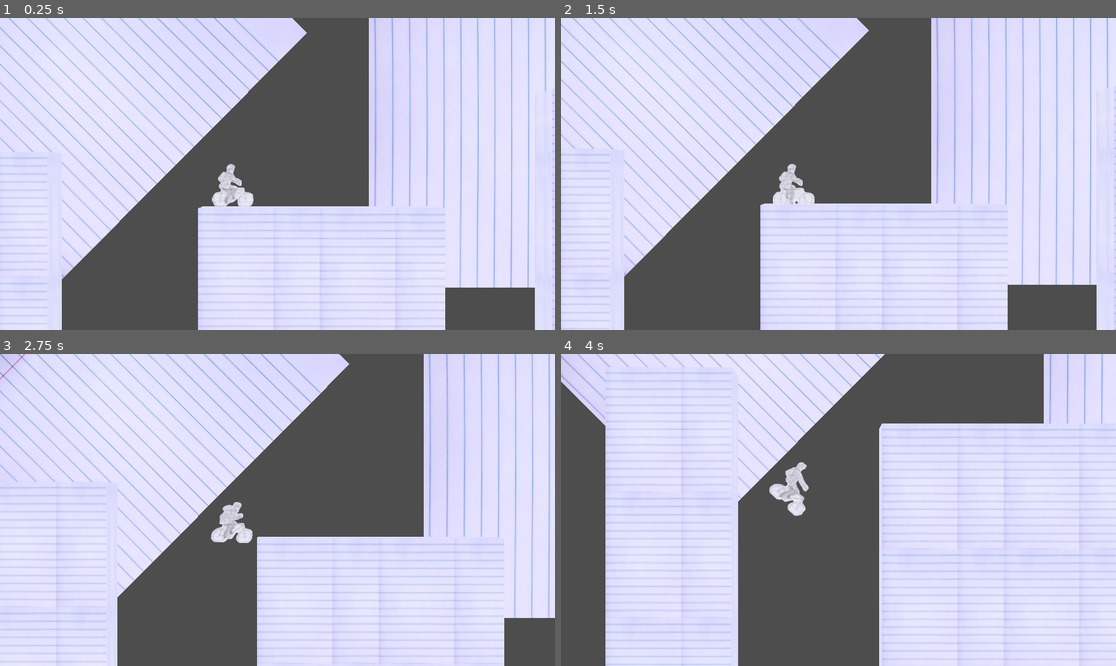
Above: before the commit, frames 1-4 (two rows, left to right).
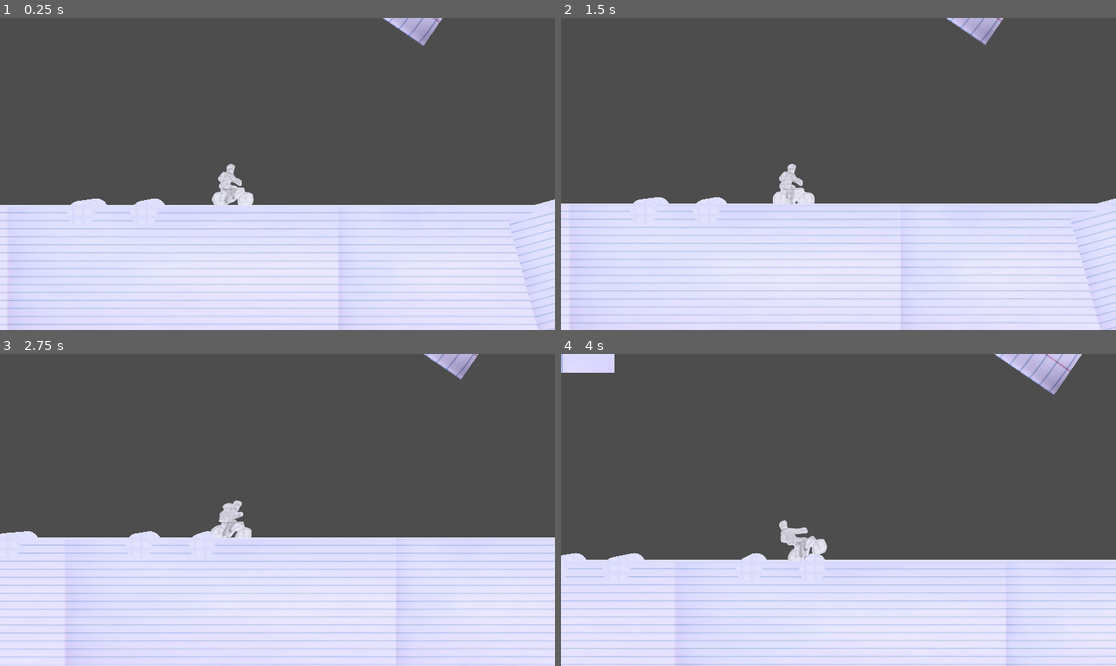
Above: after the commit, the same moments.

Repository: KyleSaki714/brackeysgamejam25-godotgame
Game: Godot game, scene res://World.tscn
Two runs of this game, one before a commit and one after it. Both use one fixed random seed, a clock stepped at 60 frames per second and the inputs below.
Inputs:
- Up to frame 1 (0.25 s): no input
- Up to frame 2 (1.5 s): hold Right (tilt right) 0.53-1.28 s; tap Space (jump) at 0.77 s; tap Enter at 1.25 s; hold S (backward) from 1.28 s (still down)
- Up to frame 3 (2.75 s): tap Space (jump) at 1.52 s; release S (backward) at 2.03 s; hold Right (tilt right) from 2.03 s (still down)
- Up to frame 4 (4 s): release Right (tilt right) at 2.78 s; hold Up (forward) 2.78-3.53 s; tap Space (jump) at 3.02, 3.77 s; hold Left (tilt left) from 3.53 s (still down)

The runs differ from the first frame. In frame 1, 60% of the frame differs, in the area x 0-100%, y 0-100%; in frame 2, 57%; in frame 3, 57%; in frame 4, 61%.

Commit message:
create area 5

Diff:
--- /dev/null
+++ b/Areas/Area5.tscn
@@ -0,0 +1,99 @@
+[gd_scene load_steps=10 format=3 uid="uid://b7nxa6i61t7yu"]
+
+[ext_resource type="PackedScene" uid="uid://b2w80cyadsfv2" path="res://Areas/Platforms/PlatformRectangle.tscn" id="2_o24jw"]
+[ext_resource type="Material" uid="uid://c1448lhcffexi" path="res://assets/Textures/Texture_LinedPaper.tres" id="3_jehi0"]
+
+[sub_resource type="BoxShape3D" id="BoxShape3D_jjoas"]
+size = Vector3(56, 1, 3)
+
+[sub_resource type="BoxMesh" id="BoxMesh_4j0qj"]
+material = ExtResource("3_jehi0")
+size = Vector3(56, 50, 3)
+
+[sub_resource type="BoxShape3D" id="BoxShape3D_nuqvb"]
+size = Vector3(60.1987, 1, 3)
+
+[sub_resource type="BoxMesh" id="BoxMesh_ihk6m"]
+material = ExtResource("3_jehi0")
+size = Vector3(60, 50, 3)
+
+[sub_resource type="BoxShape3D" id="BoxShape3D_f73xy"]
+size = Vector3(15, 1, 3)
+
+[sub_resource type="BoxMesh" id="BoxMesh_a4och"]
+material = ExtResource("3_jehi0")
+size = Vector3(30, 50, 3)
+
+[sub_resource type="BoxMesh" id="BoxMesh_dg7y5"]
+material = ExtResource("3_jehi0")
+size = Vector3(20, 4, 3)
+
+[node name="Area5" type="Node3D"]
+
+[node name="PlatformRectangle" parent="." instance=ExtResource("2_o24jw")]
+
+[node name="CollisionShape3D" parent="PlatformRectangle" index="0"]
+transform = Transform3D(1, 0, 0, 0, 1, 0, 0, 0, 1, 27.8692, -0.5, 0)
+shape = SubResource("BoxShape3D_jjoas")
+
+[node name="MeshInstance3D3" parent="PlatformRectangle" index="1"]
+transform = Transform3D(1, 0, 0, 0, 1, 0, 0, 0, 1, 28, -25, 0)
+mesh = SubResource("BoxMesh_4j0qj")
+
+[node name="PlatformRectangle2" parent="." instance=ExtResource("2_o24jw")]
+transform = Transform3D(0.964801, -0.26298, 0, 0.26298, 0.964801, 0, 0, 0, 1, 26.977, -1.97591, 0)
+
+[node name="CollisionShape3D" parent="PlatformRectangle2" index="0"]
+transform = Transform3D(1, 0, 0, 0, 1, 0, 0, 0, 1, 30.0188, -0.5, 0)
+shape = SubResource("BoxShape3D_nuqvb")
+
+[node name="MeshInstance3D3" parent="PlatformRectangle2" index="1"]
+transform = Transform3D(1, 0, 0, 0, 1, 0, 0, 0, 1, 30, -25, 0)
+mesh = SubResource("BoxMesh_ihk6m")
+
+[node name="PlatformRectangle3" parent="." instance=ExtResource("2_o24jw")]
+transform = Transform3D(1, 0, 0, 0, 1, 0, 0, 0, 1, 85.544, -25.6414, 0)
+
+[node name="CollisionShape3D" parent="PlatformRectangle3" index="0"]
+transform = Transform3D(1, 0, 0, 0, 1, 0, 0, 0, 1, 30.0188, -0.5, 0)
+shape = SubResource("BoxShape3D_nuqvb")
+
+[node name="MeshInstance3D3" parent="PlatformRectangle3" index="1"]
+transform = Transform3D(1, 0, 0, 0, 1, 0, 0, 0, 1, 30, -25, 0)
+mesh = SubResource("BoxMesh_ihk6m")
+
+[node name="PlatformRectangle4" parent="." instance=ExtResource("2_o24jw")]
+transform = Transform3D(0.939692, -0.34202, 0, 0.34202, 0.939692, 0, 0, 0, 1, 144.313, -25.9378, 0)
+
+[node name="CollisionShape3D" parent="PlatformRectangle4" index="0"]
+transform = Transform3D(1, 0, 0, 0, 1, 0, 0, 0, 1, 14.9194, -0.5, 0)
+shape = SubResource("BoxShape3D_f73xy")
+
+[node name="MeshInstance3D3" parent="PlatformRectangle4" index="1"]
+transform = Transform3D(1, 0, 0, 0, 1, 0, 0, 0, 1, 15.0218, -25, 0)
+mesh = SubResource("BoxMesh_a4och")
+
+[node name="PlatformRectangle5" parent="." instance=ExtResource("2_o24jw")]
+transform = Transform3D(1, 0, 0, 0, 1, 0, 0, 0, 1, 172.544, -15.7414, 0)
+
+[node name="CollisionShape3D" parent="PlatformRectangle5" index="0"]
+transform = Transform3D(1, 0, 0, 0, 1, 0, 0, 0, 1, 30.0188, -0.5, 0)
+shape = SubResource("BoxShape3D_nuqvb")
+
+[node name="MeshInstance3D3" parent="PlatformRectangle5" index="1"]
+transform = Transform3D(1, 0, 0, 0, 1, 0, 0, 0, 1, 30, -25, 0)
+mesh = SubResource("BoxMesh_ihk6m")
+
+[node name="PlatformRectangle6" parent="." instance=ExtResource("2_o24jw")]
+transform = Transform3D(1, 0, 0, 0, 1, 0, 0, 0, 1, 130, 12, 0)
+
+[node name="MeshInstance3D3" parent="PlatformRectangle6" index="1"]
+transform = Transform3D(1, 0, 0, 0, 1, 0, 0, 0, 1, 10, -2, 0)
+mesh = SubResource("BoxMesh_dg7y5")
+
+[editable path="PlatformRectangle"]
+[editable path="PlatformRectangle2"]
+[editable path="PlatformRectangle3"]
+[editable path="PlatformRectangle4"]
+[editable path="PlatformRectangle5"]
+[editable path="PlatformRectangle6"]
--- a/World.tscn
+++ b/World.tscn
@@ -9,6 +9,7 @@
 [ext_resource type="Texture2D" uid="uid://bf0bumvh52ymn" path="res://assets/Textures/woodendesktexture.jpg" id="6_da5bw"]
 [ext_resource type="PackedScene" uid="uid://dagye6svxj4ln" path="res://Areas/Area2.tscn" id="7_nnjgp"]
 [ext_resource type="PackedScene" uid="uid://cm4gs6h6pqab2" path="res://Areas/Area11.tscn" id="8_osrxt"]
+[ext_resource type="PackedScene" uid="uid://b7nxa6i61t7yu" path="res://Areas/Area5.tscn" id="9_ghmas"]
 
 [sub_resource type="Environment" id="Environment_3mh0e"]
 ambient_light_source = 3
@@ -29,10 +30,10 @@
 environment = SubResource("Environment_3mh0e")
 
 [node name="Bike" parent="." instance=ExtResource("2_pbg5e")]
-transform = Transform3D(1, 0, 0, 0, 1, 0, 0, 0, 1, 1224.71, 189.065, 0)
+transform = Transform3D(1, 0, 0, 0, 1, 0, 0, 0, 1, 1373.54, 142.77, 0)
 
 [node name="GameCamera" parent="." node_paths=PackedStringArray("_follow_target", "_look_target") instance=ExtResource("3_lk8vx")]
-transform = Transform3D(1, 0, 0, 0, 1, 0, 0, 0, 1, 1233.06, 188.035, 49.7549)
+transform = Transform3D(1, 0, 0, 0, 1, 0, 0, 0, 1, 1381.89, 141.74, 49.7549)
 _follow_target = NodePath("../Bike/CamFollowTarget")
 _look_target = NodePath("../Bike/CamLookTarget")
 
@@ -59,6 +60,9 @@
 [node name="Area11" parent="AreasContainer" instance=ExtResource("8_osrxt")]
 transform = Transform3D(1, 0, 0, 0, 1, 0, 0, 0, 1, 1238.83, 187.762, 0)
 
+[node name="Area5" parent="AreasContainer" instance=ExtResource("9_ghmas")]
+transform = Transform3D(1, 0, 0, 0, 1, 0, 0, 0, 1, 1390.62, 141.766, 0)
+
 [node name="Background" type="Node3D" parent="."]
 
 [node name="MeshInstance3D" type="MeshInstance3D" parent="Background"]
Not shown: 1 places in World.tscn that only renumber resources
